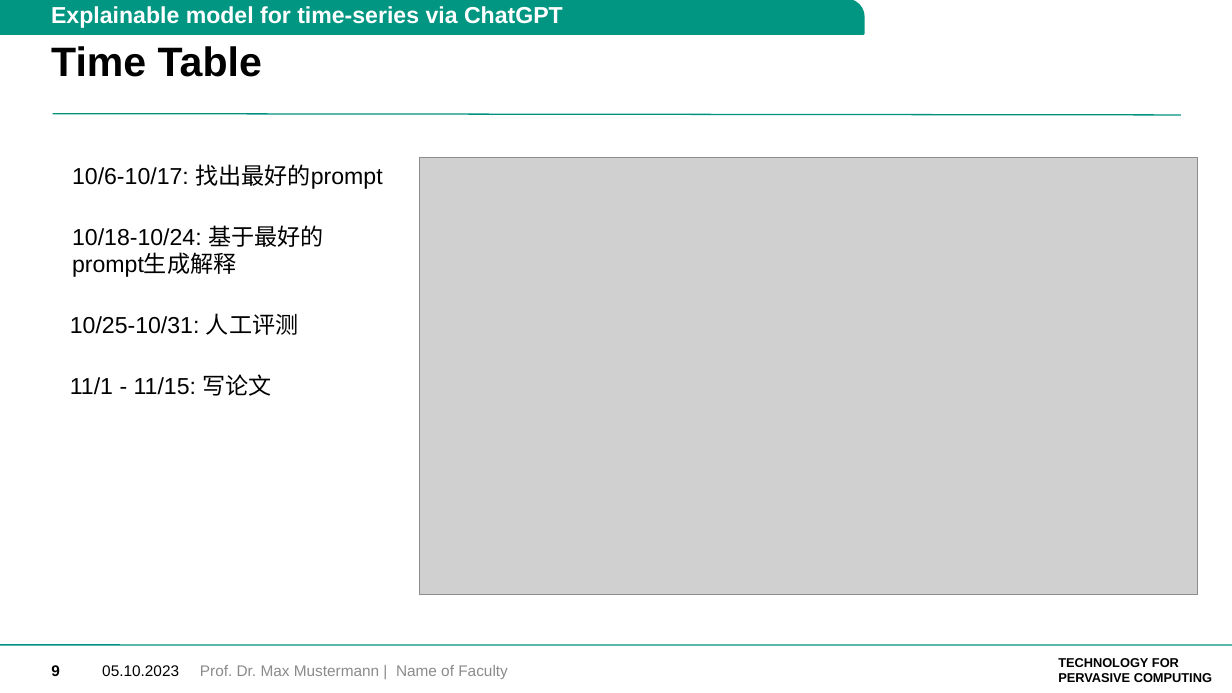
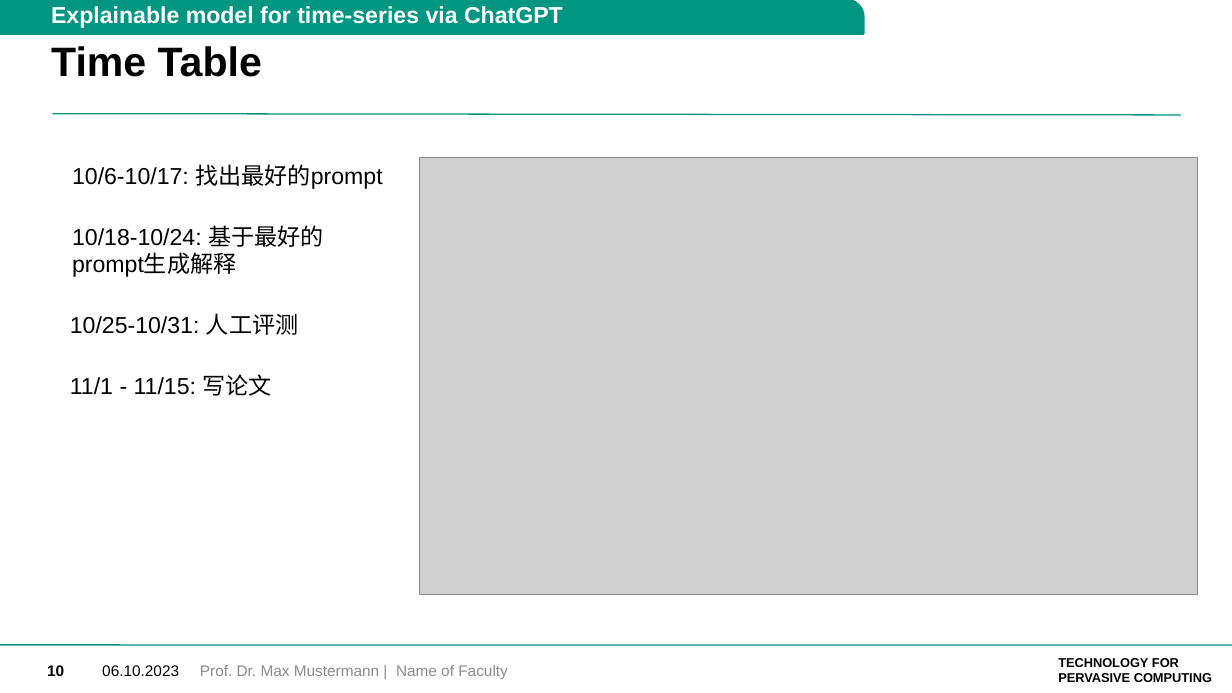
Before and after one commit to lab992/Generate_explanations_for_classification_by_ChatGPT, a slide deck: slide 11 of 06.10_introduction.pptx (slide 10 before the commit). Drawn at 1232x693 pixels with LibreOffice and Linux fonts; fonts in the diff are those of the drawing; grey boxes stand for pictures; background and template pictures are left out. Boxes give left, top, right and bottom in pixels: in the first picture for what was removed or moved away, otherwise in the second. Text is boxed around its words. In the diff, an @@ line names an element or a change of style, - is before the commit and + after.

```diff
--- a/06.10_introduction.pptx
+++ b/06.10_introduction.pptx
@@ page number at bbox=[47, 665, 64, 676]: text changed @@
-9
+10
@@ text at bbox=[102, 665, 179, 676]: text changed @@
-05.10.2023
+06.10.2023
```
Also in this commit, not shown: 8 other slides changed, 1 slide added, 1 other file.
